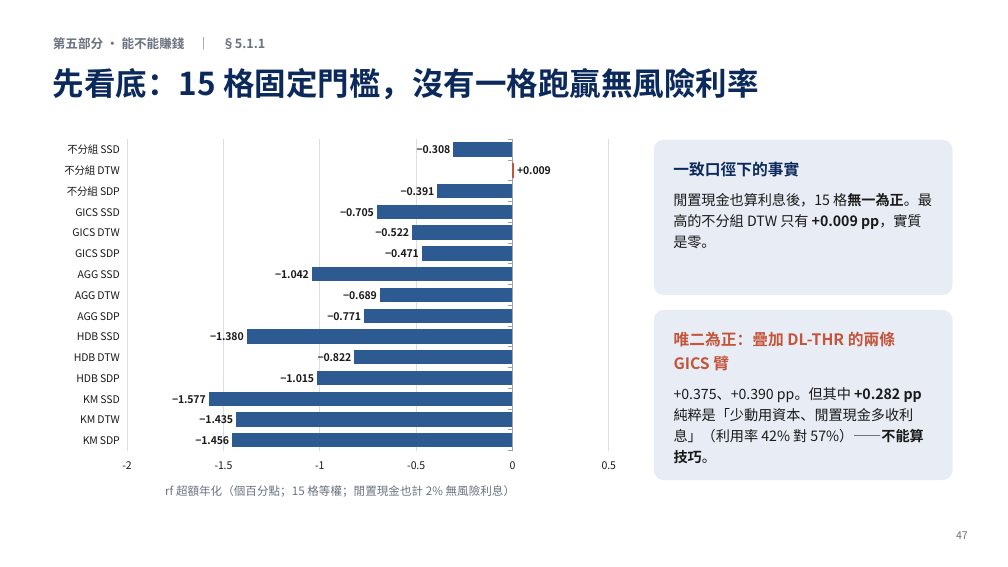
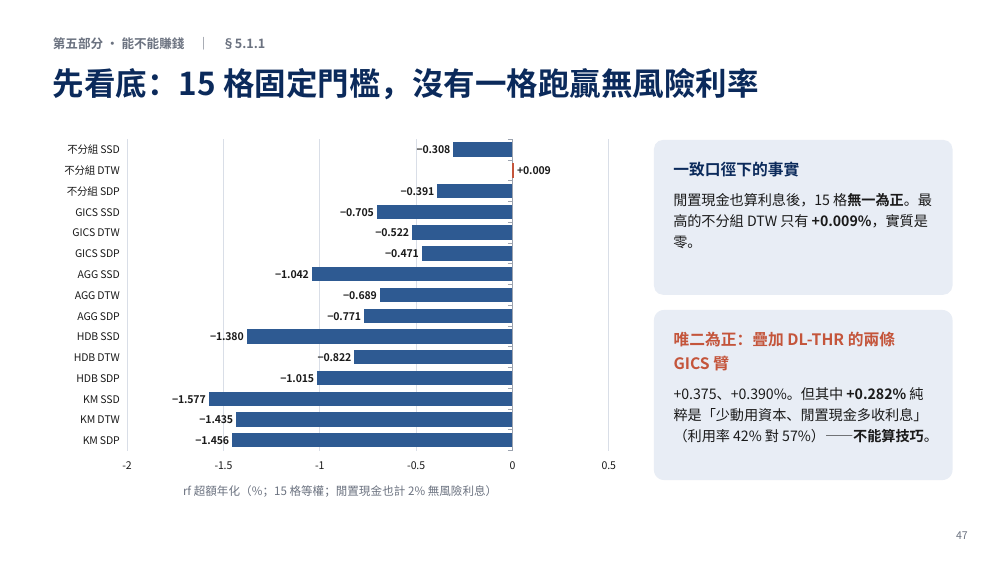
Before and after one commit to LerajieAsta/pairtrade_trainingproject, a slide deck: slide 47 of thesis/1150922_60min.pptx. Drawn at 1008x567 pixels with LibreOffice and Linux fonts; fonts in the diff are those of the drawing. Boxes give left, top, right and bottom in pixels: in the first picture for what was removed or moved away, otherwise in the second. Text is boxed around its words. In the diff, an @@ line names an element or a change of style, - is before the commit and + after.

```diff
--- a/thesis/1150922_60min.pptx
+++ b/thesis/1150922_60min.pptx
@@ text in rounded rectangle at bbox=[673, 193, 932, 248]: text changed @@
-閒置現金也算利息後，15 格無一為正。最高的不分組 DTW 只有 +0.009 pp，實質是零。
+閒置現金也算利息後，15 格無一為正。最高的不分組 DTW 只有 +0.009%，實質是零。
@@ text in rounded rectangle at bbox=[674, 387, 938, 443]: text changed @@
-+0.375、+0.390 pp。但其中 +0.282 pp 純粹是「少動用資本、閒置現金多收利息」（利用率 42% 對 57%）——不能算技巧。
++0.375、+0.390%。但其中 +0.282% 純粹是「少動用資本、閒置現金多收利息」（利用率 42% 對 57%）——不能算技巧。
@@ text at bbox=[183, 485, 497, 497]: text changed @@
-rf 超額年化（個百分點；15 格等權；閒置現金也計 2% 無風險利息）
+rf 超額年化（%；15 格等權；閒置現金也計 2% 無風險利息）
```
Also in this commit, not shown: 9 other slides changed, 12 other files.
